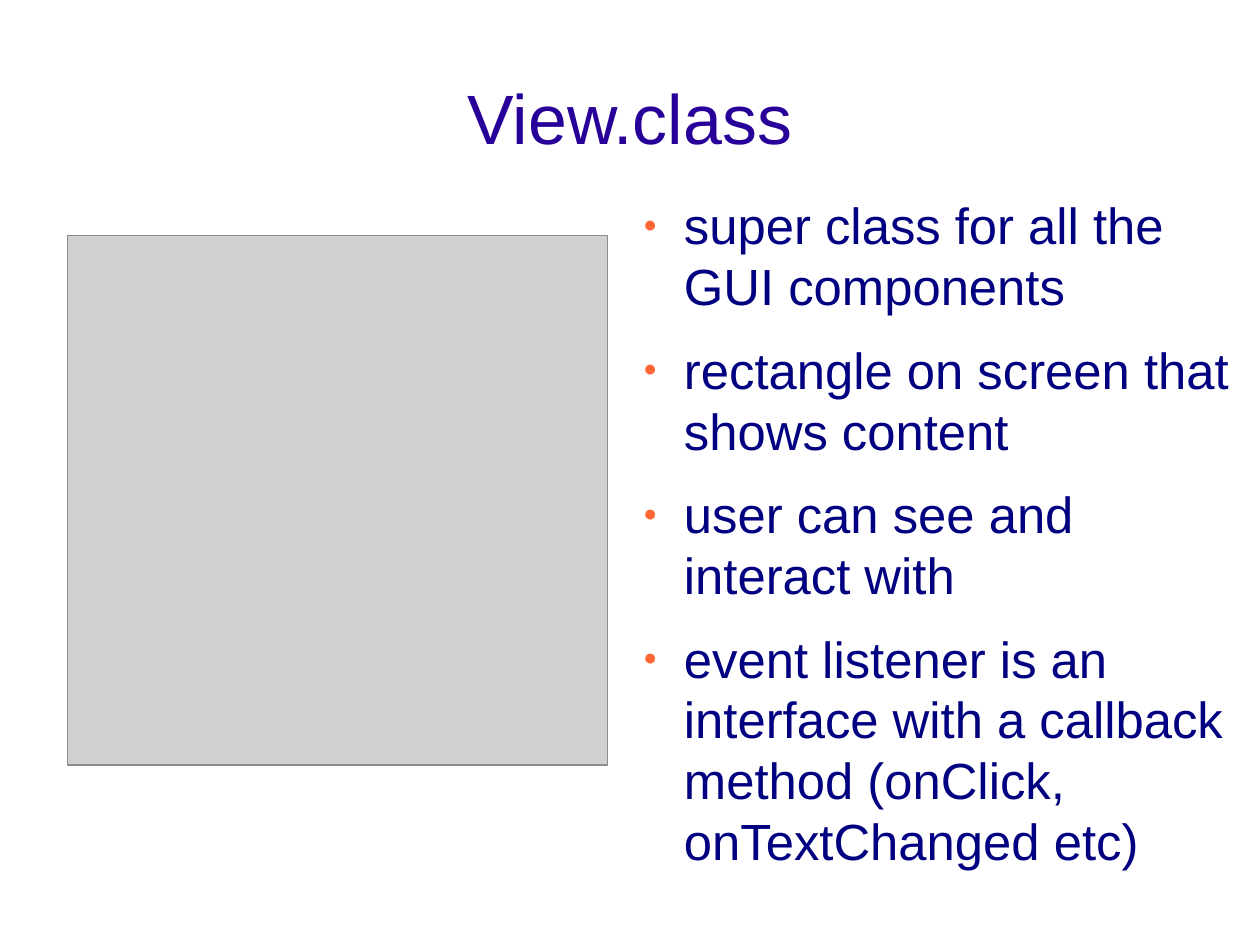
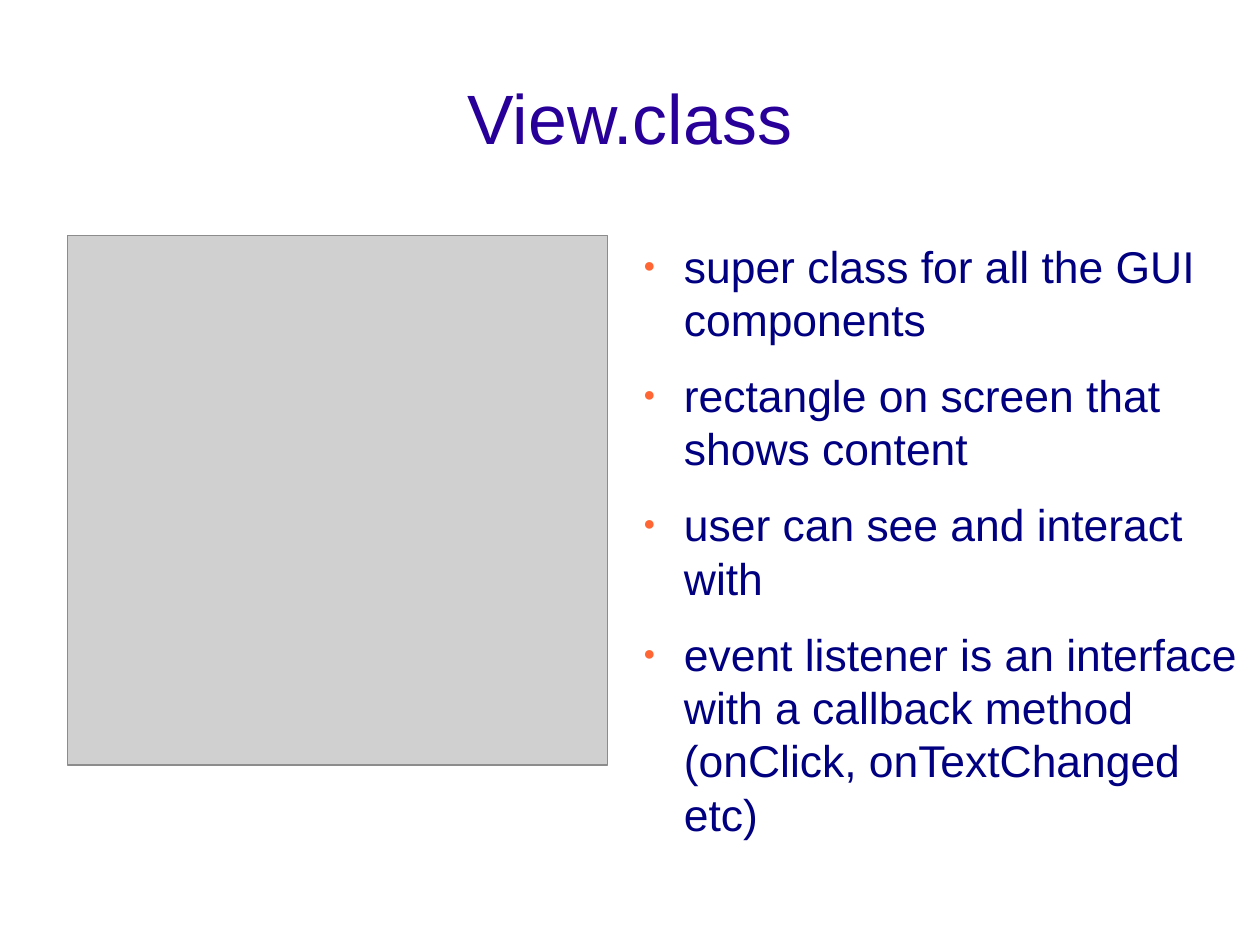
Before and after one commit to Sifis-Develop/Spoon-Knife, a slide deck: slide 9 of android_dev.odp. Drawn at 1260x945 pixels with LibreOffice and Linux fonts; fonts in the diff are those of the drawing; grey boxes stand for pictures; background and template pictures are left out. Boxes give left, top, right and bottom in pixels: in the first picture for what was removed or moved away, otherwise in the second. Text is boxed around its words. In the diff, an @@ line names an element or a change of style, - is before the commit and + after.

```diff
--- a/android_dev.odp
+++ b/android_dev.odp
@@ text "super class for all the ...": place and size @@
-text "super class for all the ..." at box(684, 207, 1229, 871)
+text "super class for all the ..." at box(684, 250, 1236, 840)
@@ text "super class for all the ..." at box(684, 250, 1236, 840): size 32 to 28 pt @@
```
Also in this commit, not shown: 4 other slides changed, 5 slides added, 1 other file.
